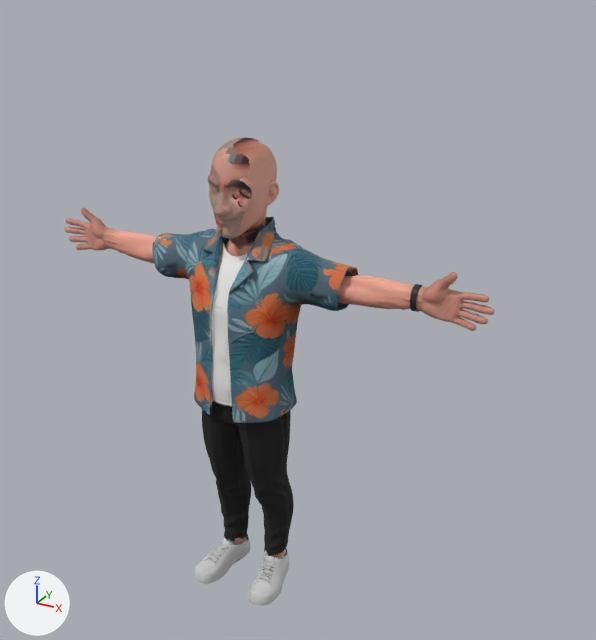
One commit to the glTF model public/models/founder.glb: the scene before it, then after it.
Both versions are drawn from a 50 mm lens placed at (1.188, -1.865, 1.866), pointed at (0.122, 0.072, 0.897). Lighting does not change. The marker at lower left points along +X, +Y and +Z. The picture after the commit comes second. Where no turn or scale is listed for an object, it has been applied to the vertices. Vertices at exactly the same position are counted once.

Objects in the first picture: 'founder.head', 'founder.watch', 'male.outfit.demo_shirt', 'male.skin.demo_shirt'.
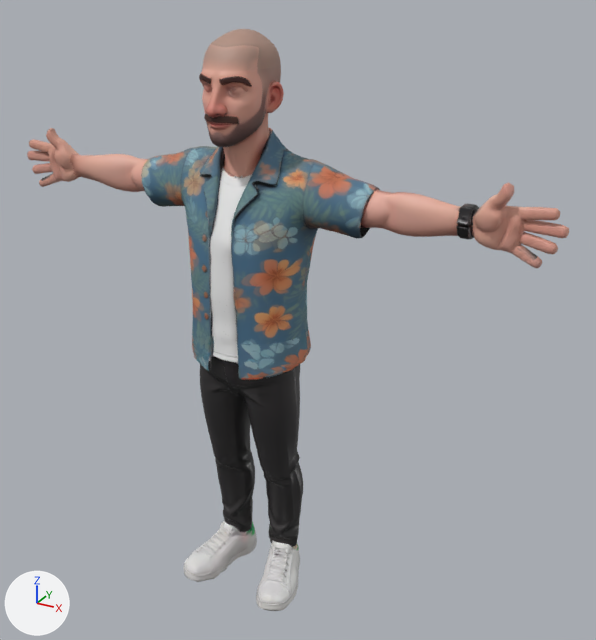
Commit message: feat(character): ship the regenerated v4 founder model

Location of each change, [x1, y1, x2, y2] in pixels of the pictures (596 x 640 px):
'founder.outfit', added: after [141, 130, 479, 611]
'male.outfit.demo_shirt', deleted: before [152, 217, 358, 605]
'founder.head', reshaped (19% wider, 33% taller): before [208, 137, 279, 249]; after [199, 29, 284, 178]
'founder.skin', added (beige): after [27, 128, 569, 268]
    faces in mat_founder_hands: [27, 128, 569, 268]
    faces in mat_founder_body: [69, 153, 466, 238]
'male.skin.demo_shirt', deleted: before [65, 207, 495, 558]
    faces in mat_founder_hands (picture img_founder_hands_color): [65, 207, 495, 331]
    faces in mat_founder_body (picture img_male_base_color): [127, 232, 390, 558]
'founder.watch', deleted: before [410, 284, 423, 312]

The change, as a list of edits to the scene's bpy script:
```text
Add img_founder_skin_normal:
    img_founder_skin_normal = load_image('founder_skin_normal', '_unpacked/founder_skin_normal', 4096, 4096, 'Non-Color')
Add img_founder_skin_color:
    img_founder_skin_color = load_image('founder_skin_color', '_unpacked/founder_skin_color', 4096, 4096, 'sRGB')
Add img_founder_skin_orm:
    img_founder_skin_orm = load_image('founder_skin_orm', '_unpacked/founder_skin_orm', 4096, 4096, 'Non-Color')
Add img_founder_outfit_normal:
    img_founder_outfit_normal = load_image('founder_outfit_normal', '_unpacked/founder_outfit_normal', 4096, 4096, 'Non-Color')
Add img_founder_outfit_color:
    img_founder_outfit_color = load_image('founder_outfit_color', '_unpacked/founder_outfit_color', 4096, 4096, 'sRGB')
Add img_founder_outfit_orm:
    img_founder_outfit_orm = load_image('founder_outfit_orm', '_unpacked/founder_outfit_orm', 4096, 4096, 'Non-Color')
Change mat_founder_outfit:
    where n2 = _N.new('ShaderNodeTexImage'); n2.name = 'Image Texture'
    n2.image: img_male_outfit_demo_shirt_color -> img_founder_outfit_color
    where n4 = _N.new('ShaderNodeTexImage'); n4.name = 'Image Texture.001'
    n4.image: img_male_outfit_demo_shirt_metallic_roughness -> img_founder_outfit_orm
    where n6 = _N.new('ShaderNodeTexImage'); n6.name = 'Image Texture.002'
    n6.image: img_male_outfit_demo_shirt_normal -> img_founder_outfit_normal
Change mat_founder_hands:
    remove # nodes: BsdfPrincipled, OutputMaterial, TexImage
    remove # uses the picture img_founder_hands_color
    nodes: BsdfPrincipled, NormalMap, OutputMaterial, SeparateColor, TexImage x3
    uses the picture img_founder_skin_color
    uses the picture img_founder_skin_normal
    uses the picture img_founder_skin_orm
Change me_founder_head:
    used by ob_founder_head; location = (0.0, 0.0, 0.0)
    remove me_founder_head.from_pydata(...)  # 3281 vertices, 6498 faces; spans x -0.097..0.094, y -0.14..0.095, z 1.107..1.426
    add me_founder_head.from_pydata(...)  # 6347 vertices, 12470 faces; spans x -0.114..0.113, y -0.16..0.103, z 1.328..1.7
    me_founder_head part 1: 3281 vertices removed from x -0.097..0.094, y -0.14..0.095, z 1.107..1.426; 6347 vertices added at x -0.114..0.113, y -0.16..0.103, z 1.328..1.7
Add me_founder_skin:
    me_founder_skin.from_pydata(...)  # 6062 vertices, 11670 faces; spans x -0.85..0.85, y -0.01..0.1, z 1.19..1.39
    # faces by material slot: [4890, 6780]
    me_founder_skin.materials.append(mat_founder_body)
    me_founder_skin.materials.append(mat_founder_hands)
Add me_founder_outfit:
    me_founder_outfit.from_pydata(...)  # 16277 vertices, 31851 faces; spans x -0.362..0.64, y -0.177..0.144, z 0.0..1.446
    me_founder_outfit.materials.append(mat_founder_outfit)
Remove ob_founder_watch:
    ob_founder_watch = bpy.data.objects.new('founder.watch', me_founder_watch)
    ob_founder_watch.location = (0.0, 0.0, 0.0)
Remove ob_male_outfit_demo_shirt:
    ob_male_outfit_demo_shirt = bpy.data.objects.new('male.outfit.demo_shirt', me_male_outfit_demo_shirt)
    ob_male_outfit_demo_shirt.location = (0.0, 0.0, 0.0)
Remove ob_male_skin_demo_shirt:
    ob_male_skin_demo_shirt = bpy.data.objects.new('male.skin.demo_shirt', me_male_skin_demo_shirt)
    ob_male_skin_demo_shirt.location = (0.0, 0.0, 0.0)
Add ob_founder_skin:
    ob_founder_skin = bpy.data.objects.new('founder.skin', me_founder_skin)
    ob_founder_skin.location = (0.0, 0.0, 0.0)
Add ob_founder_outfit:
    ob_founder_outfit = bpy.data.objects.new('founder.outfit', me_founder_outfit)
    ob_founder_outfit.location = (0.0, 0.0, 0.0)
```
